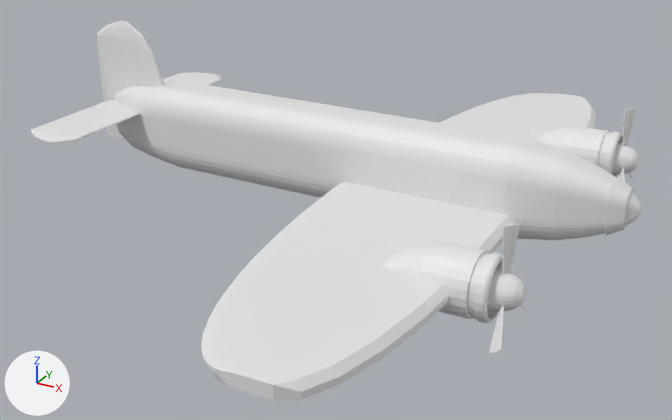
Before and after pictures for a commit that changed the Blender file frontend/src/assets/blenderMisc/airplane.blend.
Both versions are drawn from a 50 mm lens placed at (5.47, -13.52, 6.82), pointed at (-1.7, -0.48, 0.3). The lights are fixed; the arrows at lower left show +X, +Y and +Z. The first picture is the older version.

Objects in the first picture: 'body', 'engineL', 'engineR', 'propL', 'propR', 'wing'.
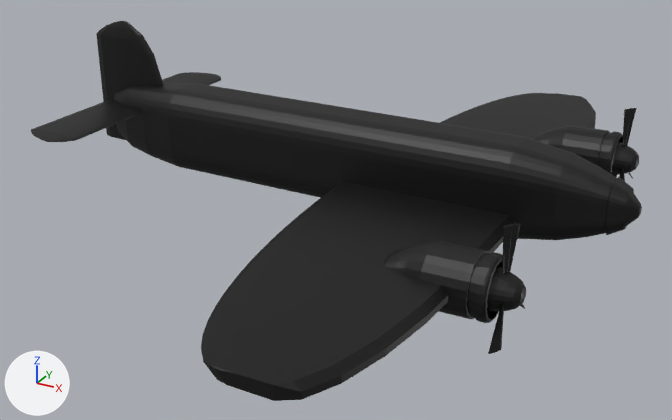
The change, as a diff of the scene's bpy script:
```diff
--- a/frontend/src/assets/blenderMisc/airplane.blend.py
+++ b/frontend/src/assets/blenderMisc/airplane.blend.py
@@ mat_material @@
+mat_material = principled_material('Material')
+mat_material.base_color = (0.0, 0.0, 0.0)  # black #000000
@@ me_cube @@
 me_cube.from_pydata(...)  # 196 vertices, 152 faces; spans x -1.55..1.55, y -6.27..6.27, z 0.01..0.22
+me_cube.materials.append(mat_material)  # black #000000
@@ me_cube_003 @@
 me_cube_003.from_pydata(...)  # 1138 vertices, 1026 faces; spans x -6.46..4.11, y -2.5..2.48, z -0.78..1.86
+me_cube_003.materials.append(mat_material)  # black #000000
@@ me_cylinder_001 @@
 me_cylinder_001.from_pydata(...)  # 456 vertices, 411 faces; spans x -0.48..0.49, y -0.48..0.48, z -0.62..1.44
+me_cylinder_001.materials.append(mat_material)  # black #000000
@@ me_plane_002 @@
 me_plane_002.from_pydata(...)  # 66 vertices, 48 faces; spans x -0.97..0.57, y -0.87..0.87, z -0.1..0.2
+me_plane_002.materials.append(mat_material)  # black #000000
@@ me_cylinder_002 @@
 me_cylinder_002.from_pydata(...)  # 456 vertices, 411 faces; spans x -0.48..0.49, y -0.48..0.48, z -0.62..1.44
+me_cylinder_002.materials.append(mat_material)  # black #000000
@@ me_plane_003 @@
 me_plane_003.from_pydata(...)  # 66 vertices, 48 faces; spans x -0.97..0.57, y -0.87..0.87, z -0.1..0.2
+me_plane_003.materials.append(mat_material)  # black #000000
```

Where the change shows, as pixel boxes (x1, y1, x2, y2) in the pictures (672 x 420 px):
'body', recoloured (white to black)
    both: (31, 21, 642, 240)
'wing', recoloured (white to black)
    both: (201, 93, 596, 401)
'engineR', recoloured (white to black)
    both: (384, 241, 526, 323)
'engineL', recoloured (white to black)
    both: (532, 126, 639, 177)
'propR', recoloured (white to black)
    both: (488, 223, 525, 354)
'propL', recoloured (white to black)
    both: (619, 108, 637, 181)
